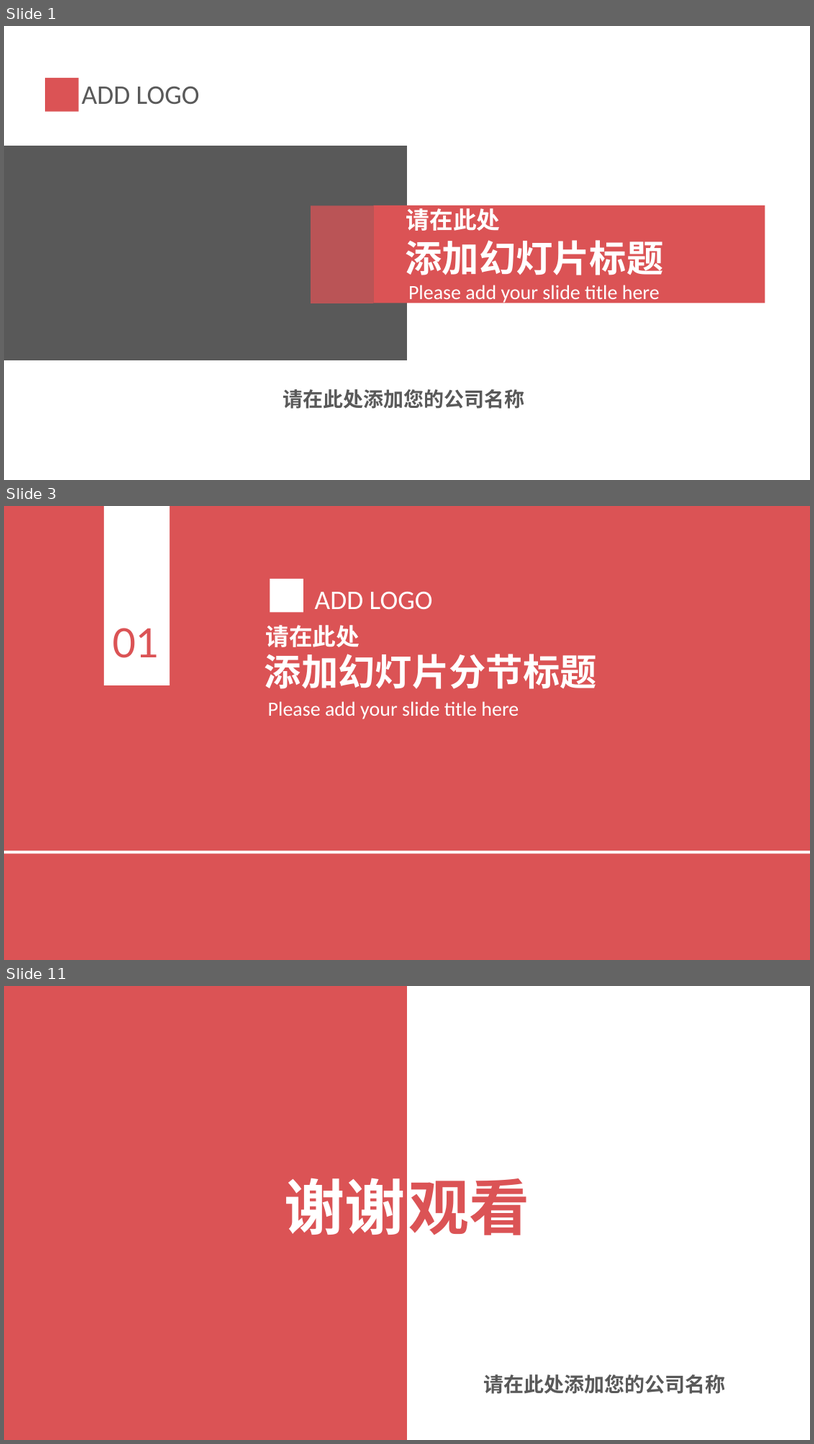
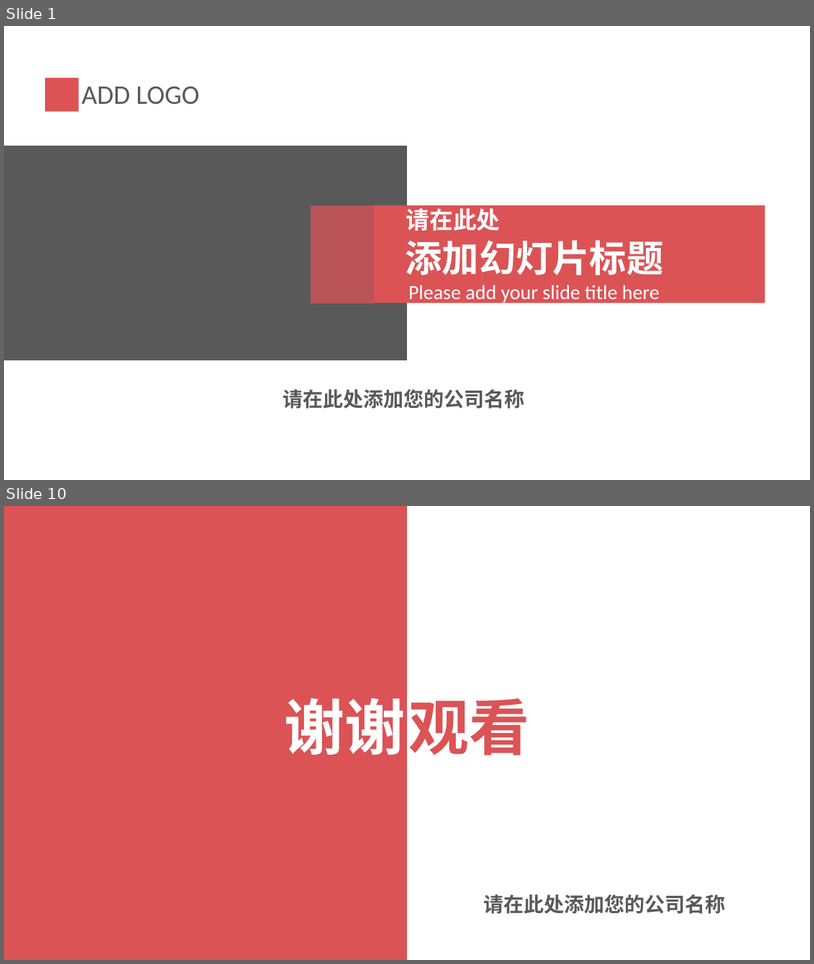
Before and after one commit to PRD2018-G03/PRD2018-G03-SoftwareEngineeringProject, a slide deck: 非受控文档/2_叶柏成/PPT/红灰配色简洁实用PPT模板.pptx. Shown one above the other, each under a label of ours: slides 1, 3 and 11 before the commit, slides 1 and 10 after it; the slides between them are not shown. The pictures are 814x1444 and 814x964 pixels, drawn with LibreOffice and Linux fonts; fonts in the diff are those of the drawing. Boxes give left, top, right and bottom in pixels: in the first picture for what was removed or moved away, otherwise in the second. Text is boxed around its words. In the diff, an @@ line names an element or a change of style, - is before the commit and + after.

```diff
--- a/非受控文档/2_叶柏成/PPT/红灰配色简洁实用PPT模板.pptx
+++ b/非受控文档/2_叶柏成/PPT/红灰配色简洁实用PPT模板.pptx
@@ slide 3 removed at (4, 506, 810, 960), background #FFFFFF @@
@@ rectangle removed at (4, 506, 810, 960) @@
@@ rectangle removed at (104, 506, 170, 685) @@
@@ rectangle removed at (270, 579, 304, 613) @@
@@ text removed at (315, 592, 433, 609) @@
-ADD LOGO
@@ text removed at (113, 628, 160, 658) @@
-01
@@ text removed at (266, 625, 360, 647) @@
-请在此处
@@ text removed at (265, 654, 597, 689) @@
-添加幻灯片分节标题
@@ text removed at (268, 701, 519, 719) @@
-Please add your slide title here
@@ rectangle removed at (4, 850, 810, 853) @@
@@ what was slide 11 is now slide 10 @@
```
Also in this commit, not shown: 8 slides added, 8 other slides removed.
